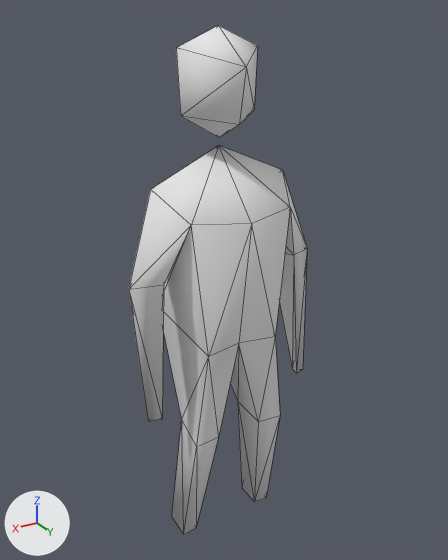
Renders of the OBJ model source/media/model/player.obj from each side of a commit.
Before and after are seen from a 50 mm lens placed at (1.137, 1.932, 2.088), pointed at (-0.028, -0.009, 1.117). Arrows for +X, +Y and +Z are at lower left; the lights stay in place. Mesh edges are drawn as thin lines. Where no turn or scale is listed for an object, it has been applied to the vertices.

Before the edit, the objects in view are built like this:
```python
me_cube_cube_002 = bpy.data.meshes.new('Cube_Cube.002')
me_cube_cube_002.from_pydata(...)  # 53 vertices, 98 faces; spans x -0.4..0.4, y -0.17..0.22, z -0.02..2.05
me_cube_cube_002.materials.append(mat_material)  # white #e7e7e7
ob_cube_cube_002 = bpy.data.objects.new('Cube_Cube.002', me_cube_cube_002)
ob_cube_cube_002.location = (0.0, 0.0, 0.0)
```
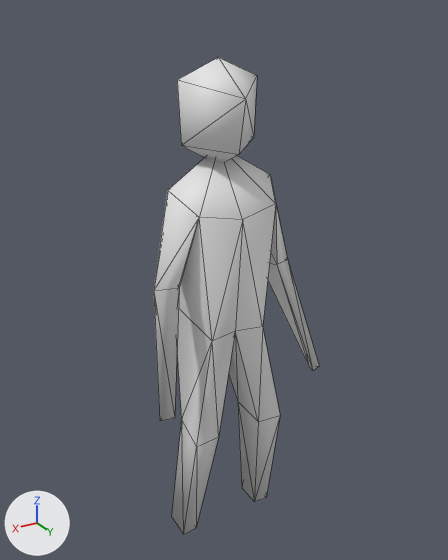
Location of each change, [x1, y1, x2, y2] in pixels of the pictures (448 x 560 px; the box of a moved part takes in the faces that stretch with it):
'Cube_Cube.002', reshaped (7% narrower, 6% shorter)
    before: [129, 26, 307, 534]
    after: [154, 57, 319, 534]
part 1 of me_cube_cube_002, moved or reshaped
    before: [176, 26, 258, 137]
    after: [177, 57, 257, 163]
part 2 of me_cube_cube_002, moved or reshaped
    before: [129, 146, 307, 443]
    after: [154, 156, 319, 443]

Diff of the bpy script that builds the scene:
```diff
--- a/source/media/model/player.obj.py
+++ b/source/media/model/player.obj.py
@@ me_cube_cube_002 @@
 # used by ob_cube_cube_002; location = (0.0, 0.0, 0.0)
-me_cube_cube_002.from_pydata(...)  # 53 vertices, 98 faces; spans x -0.4..0.4, y -0.17..0.22, z -0.02..2.05
-me_cube_cube_002.materials.append(mat_material)  # white #e7e7e7
+me_cube_cube_002.from_pydata(...)  # 53 vertices, 98 faces; spans x -0.37..0.37, y -0.17..0.22, z -0.02..1.95
+# me_cube_cube_002 part 1: the loose piece of 10 vertices spanning x -0.16..0.16, y -0.17..0.17, z 1.68..2.05 is moved by (0.0, 0.0, -0.1)
+# me_cube_cube_002 part 2: 24 of 53 vertices moved; they spanned x -0.4..0.4, y -0.15..0.22, z 0.65..1.53 and now span x -0.37..0.37, y -0.11..0.22, z 0.72..1.52; mean shift (0.0, 0.02, 0.02); largest move (0.33, 0.07, 0.65) -> (0.33, 0.17, 0.72)
```
